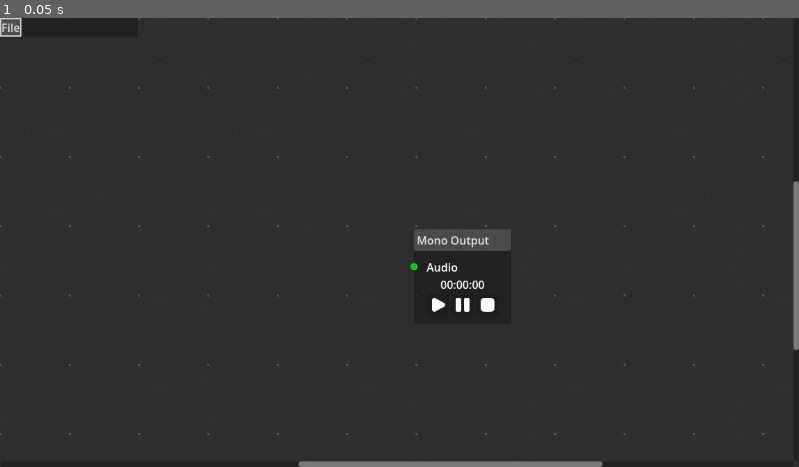
Above: before the commit, frame 1.
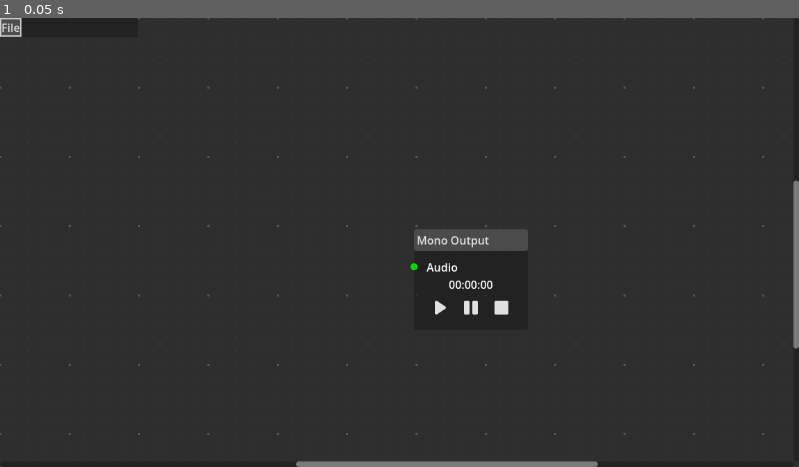
Above: after the commit, the same moment.

Repository: bassj/audio-graph
Game: Godot game, scene res://main_scene.tscn
Same seed, same stepped clock (60 frames per second), same inputs: the game is played once before the commit and once after it.
Inputs:
- Up to frame 1 (0.05 s): no input

The runs differ from the first frame. In frame 1, 0.4% of the frame differs, in the area x 37-100%, y 36-100%.

Commit message:
Switched over to godot icons fully

Diff:
--- a/audio_graph/graph_edit_nodes/prefabs/mono_output_node.tscn
+++ b/audio_graph/graph_edit_nodes/prefabs/mono_output_node.tscn
@@ -1,12 +1,13 @@
-[gd_scene load_steps=11 format=3 uid="uid://cyoxydacsgr02"]
+[gd_scene load_steps=12 format=3 uid="uid://cyoxydacsgr02"]
 
 [ext_resource type="Script" uid="uid://kljwyh1r84jn" path="res://audio_graph/graph_edit_nodes/scripts/mono_output_node.gd" id="1_3ejgn"]
-[ext_resource type="Texture2D" uid="uid://exo5ffos1gtk" path="res://audio_graph/ui/icons/solar--play-bold.svg" id="2_ryff6"]
-[ext_resource type="Texture2D" uid="uid://8y0tv2rusl0r" path="res://audio_graph/ui/icons/solar--pause-bold.svg" id="3_5o8ix"]
+[ext_resource type="Texture2D" uid="uid://4cmtm4v1gb84" path="res://audio_graph/ui/icons/Play.svg" id="2_6p761"]
+[ext_resource type="Texture2D" uid="uid://cqtirbjwhupcc" path="res://audio_graph/ui/icons/Pause.svg" id="3_6p761"]
 [ext_resource type="Script" uid="uid://8gbmea3v8e6b" path="res://audio_graph/audio_graph_player.gd" id="3_72282"]
 [ext_resource type="Script" uid="uid://b2c874lrihi8f" path="res://audio_graph/audio_graph_nodes/simple_generator.gd" id="4_81dvp"]
-[ext_resource type="Texture2D" uid="uid://c0qchdnruud8n" path="res://audio_graph/ui/icons/solar--stop-bold.svg" id="4_ysbfd"]
+[ext_resource type="Texture2D" uid="uid://degyh8rynfevx" path="res://audio_graph/ui/icons/Stop.svg" id="4_qtqfk"]
 [ext_resource type="Script" uid="uid://cbodbked54srs" path="res://audio_graph/audio_graph.gd" id="5_5o8ix"]
+[ext_resource type="Script" uid="uid://fe664sw1ahg5" path="res://audio_graph/audio_graph_nodes/audio_graph_node.gd" id="7_qtqfk"]
 
 [sub_resource type="AudioStreamGenerator" id="AudioStreamGenerator_ysbfd"]
 
@@ -20,7 +21,7 @@
 graph_root = SubResource("Resource_8mm7a")
 metadata/_custom_type_script = "uid://cbodbked54srs"
 
-[node name="GraphNode" type="GraphNode"]
+[node name="GraphNode" type="GraphNode" unique_id=1508156495]
 offset_right = 113.0
 offset_bottom = 78.0
 mouse_filter = 1
@@ -55,33 +56,36 @@
 script = ExtResource("1_3ejgn")
 can_be_deleted = false
 
-[node name="Label" type="Label" parent="."]
+[node name="Label" type="Label" parent="." unique_id=1570008145]
 layout_mode = 2
 text = "Audio"
 
-[node name="PlaybackPosition" type="Label" parent="."]
+[node name="PlaybackPosition" type="Label" parent="." unique_id=1663308178]
 layout_mode = 2
 text = "00:00:00"
 horizontal_alignment = 1
 
-[node name="Controls" type="HBoxContainer" parent="."]
+[node name="Controls" type="HBoxContainer" parent="." unique_id=842985067]
 layout_mode = 2
 
-[node name="PlayButton" type="Button" parent="Controls"]
+[node name="PlayButton" type="Button" parent="Controls" unique_id=566047499]
 layout_mode = 2
 size_flags_horizontal = 4
-icon = ExtResource("2_ryff6")
+theme_type_variation = &"FlatButton"
+icon = ExtResource("2_6p761")
 icon_alignment = 1
 
-[node name="PauseButton" type="Button" parent="Controls"]
+[node name="PauseButton" type="Button" parent="Controls" unique_id=807203148]
 layout_mode = 2
-icon = ExtResource("3_5o8ix")
+theme_type_variation = &"FlatButton"
+icon = ExtResource("3_6p761")
 
-[node name="StopButton" type="Button" parent="Controls"]
+[node name="StopButton" type="Button" parent="Controls" unique_id=1774226038]
 layout_mode = 2
-icon = ExtResource("4_ysbfd")
+theme_type_variation = &"FlatButton"
+icon = ExtResource("4_qtqfk")
 
-[node name="AudioGraphPlayer" type="AudioStreamPlayer" parent="."]
+[node name="AudioGraphPlayer" type="AudioStreamPlayer" parent="." unique_id=1135080521]
 stream = SubResource("AudioStreamGenerator_ysbfd")
 script = ExtResource("3_72282")
 audio_graph = SubResource("Resource_tisc8")
--- /dev/null
+++ b/audio_graph/ui/icons/Pause.svg
@@ -0,0 +1 @@
+<svg xmlns="http://www.w3.org/2000/svg" width="16" height="16"><path fill="#e0e0e0" d="M4 3a1 1 0 0 0-1 1v8a1 1 0 0 0 1 1h2a1 1 0 0 0 1-1V4a1 1 0 0 0-1-1zm6 0a1 1 0 0 0-1 1v8a1 1 0 0 0 1 1h2a1 1 0 0 0 1-1V4a1 1 0 0 0-1-1z"/></svg>
--- /dev/null
+++ b/audio_graph/ui/icons/Play.svg
@@ -0,0 +1,40 @@
+<?xml version="1.0" encoding="UTF-8" standalone="no"?>
+<svg
+   width="16"
+   height="16"
+   version="1.1"
+   id="svg1"
+   sodipodi:docname="Play.svg"
+   inkscape:export-filename="Play_resized.svg"
+   inkscape:export-xdpi="192"
+   inkscape:export-ydpi="192"
+   inkscape:version="1.4.2 (f4327f4, 2025-05-13)"
+   xmlns:inkscape="http://www.inkscape.org/namespaces/inkscape"
+   xmlns:sodipodi="http://sodipodi.sourceforge.net/DTD/sodipodi-0.dtd"
+   xmlns="http://www.w3.org/2000/svg"
+   xmlns:svg="http://www.w3.org/2000/svg">
+  <defs
+     id="defs1" />
+  <sodipodi:namedview
+     id="namedview1"
+     pagecolor="#ffffff"
+     bordercolor="#000000"
+     borderopacity="0.25"
+     inkscape:showpageshadow="2"
+     inkscape:pageopacity="0.0"
+     inkscape:pagecheckerboard="0"
+     inkscape:deskcolor="#d1d1d1"
+     inkscape:zoom="25.7873"
+     inkscape:cx="9.9467566"
+     inkscape:cy="10.295766"
+     inkscape:window-width="2560"
+     inkscape:window-height="1369"
+     inkscape:window-x="2552"
+     inkscape:window-y="-8"
+     inkscape:window-maximized="1"
+     inkscape:current-layer="svg1" />
+  <path
+     fill="#e0e0e0"
+     d="M4 12a1 1 0 0 0 1.555.832l6-4a1 1 0 0 0 0-1.664l-6-4A1 1 0 0 0 4 4z"
+     id="path1" />
+</svg>
--- /dev/null
+++ b/audio_graph/ui/icons/Stop.svg
@@ -0,0 +1 @@
+<svg xmlns="http://www.w3.org/2000/svg" width="16" height="16"><rect width="10" height="10" x="3" y="3" fill="#e0e0e0" rx="1"/></svg>
--- a/audio_graph/ui/icons/solar--pause-bold.svg
+++ /dev/null
@@ -1,4 +0,0 @@
-<svg xmlns="http://www.w3.org/2000/svg" width="24" height="24" viewBox="0 0 24 24">
-    <path fill="white"
-        d="M2 6c0-1.886 0-2.828.586-3.414S4.114 2 6 2s2.828 0 3.414.586S10 4.114 10 6v12c0 1.886 0 2.828-.586 3.414S7.886 22 6 22s-2.828 0-3.414-.586S2 19.886 2 18zm12 0c0-1.886 0-2.828.586-3.414S16.114 2 18 2s2.828 0 3.414.586S22 4.114 22 6v12c0 1.886 0 2.828-.586 3.414S19.886 22 18 22s-2.828 0-3.414-.586S14 19.886 14 18z" />
-</svg>
--- a/audio_graph/ui/icons/solar--play-bold.svg
+++ /dev/null
@@ -1,4 +0,0 @@
-<svg xmlns="http://www.w3.org/2000/svg" width="24" height="24" viewBox="0 0 24 24">
-    <path fill="white"
-        d="M21.409 9.353a2.998 2.998 0 0 1 0 5.294L8.597 21.614C6.534 22.737 4 21.277 4 18.968V5.033c0-2.31 2.534-3.769 4.597-2.648z" />
-</svg>
--- a/audio_graph/ui/icons/solar--stop-bold.svg
+++ /dev/null
@@ -1,4 +0,0 @@
-<svg xmlns="http://www.w3.org/2000/svg" width="24" height="24" viewBox="0 0 24 24">
-    <path fill="white"
-        d="M2 12c0-4.714 0-7.071 1.464-8.536C4.93 2 7.286 2 12 2s7.071 0 8.535 1.464C22 4.93 22 7.286 22 12s0 7.071-1.465 8.535C19.072 22 16.714 22 12 22s-7.071 0-8.536-1.465C2 19.072 2 16.714 2 12" />
-</svg>
Not shown, changed: audio_graph/ui/icons/Pause.svg.import
Not shown, changed: audio_graph/ui/icons/Play.svg.import
Not shown, changed: audio_graph/ui/icons/Stop.svg.import
